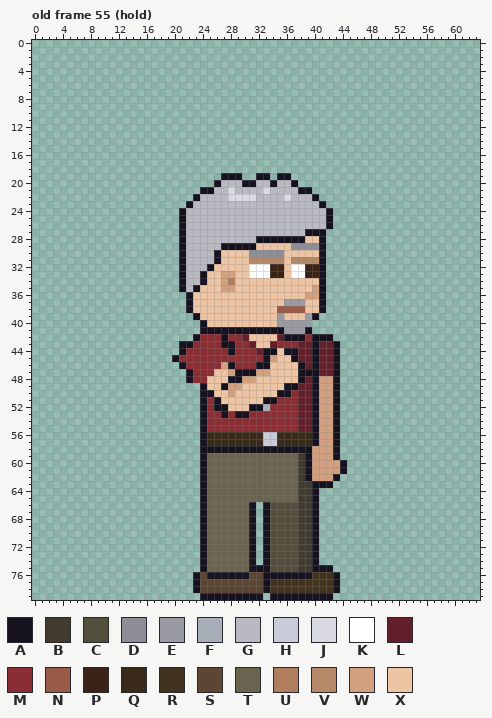
File history of a pixel-art file, sprites/expo/expo_grizzle_right_anim.aseprite. Above: the version before the commit.
64x80 pixels, 123 frames. Colours within 5 levels of each other are drawn and written as one. Shown: old frame 55 (hold). The commit also changed other frames, which this record leaves out.
Visible layers, top first: "Arm Top", "Beard", "Hair", "Face", "Watch", "Near Arm", "Collar", "Belt", "Shirt", "Body", "Back Arm", "Pants", "Shoes".
Palette (. is transparent): A #17121f  B #403b2e  C #544e3e  D #8e8e98  E #9a9aa4  F #a8aeb8  G #b9b9c2  H #c8ccd8  J #dadae2  K #ffffff  L #64202a  M #8a2e34  N #9a5a48  P #3a2418  Q #3a2a1a  R #42331f  S #5a4632  T #6a6350  U #b07e5e  V #b58868  W #d2a07e  X #edc4a4
Pixels before, old frame 55 (hold) (only the part around the change), first column x 4:
 8 ................................................
 9 ................................................
10 ................................................
11 ................................................
12 ................................................
13 ................................................
14 ................................................
15 ................................................
16 ................................................
17 ................................................
18 ................................................
19 .......................AAA..AA.AA...............
20 ......................AGGGAAGGAGGA..............
21 ....................AAGGJGGGGJGGGGAA............
22 ...................AGGGGJJJJGGGGJGGGA...........
23 ..................AGGGGGGGGGGGGGGGGGGA..........
24 .................AGGGGGGGGGGGGGGGGGGGGA.........
25 .................AGGGGGGGGGGGGGGGGGGGGA.........
26 .................AGGGGGGGGGGGGGGGGGGGGA.........
27 .................AGGGGGGGGGGGGGGGGGAAA..........
28 .................AGGGGGGGGGGAAAAAAAXXA..........
29 .................AGGGGGAAAAAXXXXXDDDDA..........
30 .................AGGGGAXXXXDDDDDXXXXXA..........
31 .................AGGGGAXXXXVVVVVXVVVVA..........
32 .................AGGGAXXXXXKKKPPXKKPPA..........
33 .................AGGAXXWWXXKKKPPXKKPPA..........
34 .................AGGAXXWUXXXXXXXXXXXXA..........
35 .................AGAXXXWWXXXXXXXXXXXWA..........
36 ..................AXXXXXXXXXXXXXXXXWWA..........
37 ..................AXXXXXXXXXXXXXEEEXXA..........
38 ..................AXXXXXXXXXXXXNNNNXXA..........
39 ...................AXXXXXXXXXXXEXXXEA...........
40 ....................AXXXXXXXXXXEEEEE............
41 ....................AAAAAAAAAAAAEEEA............
42 ...................AMMMAMMLXXXXLAAAMAAA.........
43 .................AAMMMMAAMMLXXLMMMLLALLA........
44 .................AMMMMMMAMMMLAAXAALLALLA........
45 ................AMMMMMMMMMMMMAWXXALLALLA........
46 .................AMMMMMWAMMMAAXXXXALALLA........
47 ..................AMMMXXWAAAWWXXXXAAALLA........
48 ..................AMMXXXAAWWXXXXXXALAWWA........
49 ....................AXXAWWXXXXXXAALLAWWA........
50 ....................AAXXWXXXXXXAAMLLAWWA........
51 ....................AMAXXXXXXAAMMMLLAWWA........
52 ....................AMAAXXXAAFMMMMLLAWWA........
53 ....................AMMAMAAMMMMMMMLLAWWA........
54 ....................AMMMMMMMMMMMMMLLAWWA........
55 ....................AMMMMMMMMMMMMMLLAWWA........
56 ....................AQQQQQQQQHHQQQQQAWWA........
57 ....................AQQQQQQQQHHQQQQQAWWA........
58 ....................AAAAAAAAAAAAAAAAWWWA........
59 ....................ATTTTTTTTTTTTTBAWWWA........
60 ....................ATTTTTTTTTTTTTBAWWWWA.......
61 ....................ATTTTTTTTTTTTTBAWWWWA.......
62 ....................ATTTTTTTTTTTTTBAWWWA........
63 ....................ATTTTTTTTTTTTTBBAAA.........
64 ....................ATTTTTTTTTTTTTBBA...........
65 ....................ATTTTTTTTTTTTTBBA...........
66 ....................ATTTTTTA.ACCCCBBA...........
67 ....................ATTTTTTA.ACCCCBBA...........
68 ....................ATTTTTTA.ACCCCBBA...........
69 ....................ATTTTTTA.ACCCCBBA...........
70 ....................ATTTTTTA.ACCCCBBA...........
71 ....................ATTTTTTA.ACCCCBBA...........
72 ....................ATTTTTTA.ACCCCBBA...........
The result:
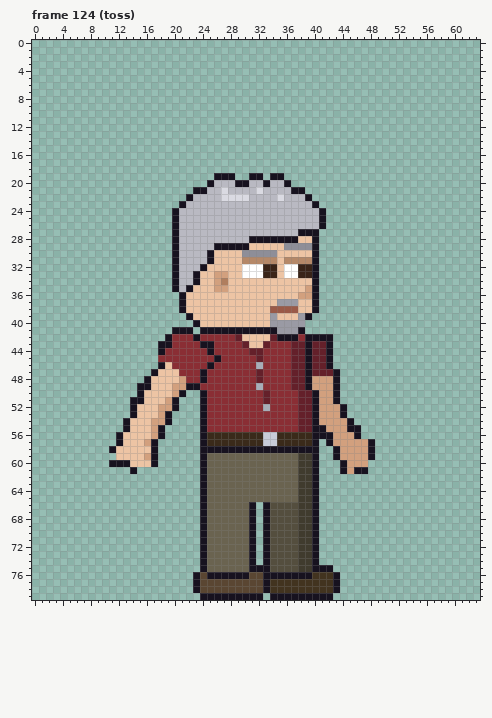
A new or re-ordered frame is compared with the old frame closest to it.
What changed:
frames 123 -> 129
Frame 124 (toss) is new; against old frame 55 (hold):
y 19: x 26 . -> A; x 29 A -> .; x 31 . -> A; x 33..34 A. -> .A; x 36 A -> .
y 20: x 25..26 .A -> AG; x 29 G -> A; x 31 A -> G; x 33..34 GA -> AG; x 36..37 GA -> A.
y 21: x 23 . -> A; x 25 A -> G; x 27..28 GJ -> JG; x 32..33 GJ -> JG; x 37 G -> A; x 39 A -> .
y 22: x 22..23 .A -> AG; x 27 G -> J; x 31 J -> G; x 35..36 GJ -> JG; x 39..40 GA -> A.
y 23: x 21..22 .A -> AG; x 40..41 GA -> A.
y 24..26: x 20..21 .A -> AG; x 41..42 GA -> A.
y 27: x 20..21 .A -> AG; x 38 G -> A; x 41 A -> .
y 28: x 20..21 .A -> AG; x 31 G -> A; x 38 A -> X; x 40..41 XA -> A.
y 29: x 20..21 .A -> AG; x 26 G -> A; x 31 A -> X; x 36 X -> D; x 40..41 DA -> A.
y 30: x 20..21 .A -> AG; x 25..26 GA -> AX; x 30 X -> D; x 35 D -> X; x 40..41 XA -> A.
y 31: x 20..21 .A -> AG; x 25..26 GA -> AX; x 30 X -> V; x 35..36 VX -> XV; x 40..41 VA -> A.
y 32: x 20..21 .A -> AG; x 24..25 GA -> AX; x 30 X -> K; x 33 K -> P; x 35..36 PX -> XK; x 38 K -> P; x 40..41 PA -> A.
y 33: x 20..21 .A -> AG; x 23..24 GA -> AX; x 26 X -> W; x 28 W -> X; x 30 X -> K; x 33 K -> P; x 35..36 PX -> XK; x 38 K -> P; x 40..41 PA -> A.
y 34: x 20..21 .A -> AG; x 23..24 GA -> AX; x 26..28 XWU -> WUX; x 40..41 XA -> A.
y 35: x 20..23 .AGA -> AGAX; x 26 X -> W; x 28 W -> X; x 39..41 XWA -> WA.
y 36: x 21..22 .A -> AX; x 38 X -> W; x 40..41 WA -> A.
y 37: x 21..22 .A -> AX; x 35 X -> E; x 38 E -> X; x 40..41 XA -> A.
y 38: x 21..22 .A -> AX; x 34 X -> N; x 38 N -> X; x 40..41 XA -> A.
y 39: x 22..23 .A -> AX; x 34..35 XE -> EX; x 38..40 XEA -> EA.
y 40: x 23..24 .A -> AX; x 34 X -> E; x 39 E -> .
y 41: x 20..22 ... -> AAA; x 35 A -> E; x 38..39 EA -> A.
y 42: x 19..22 .... -> AMMM; x 27 A -> M; x 29..30 ML -> LX; x 34..35 XL -> LA; x 38..39 AM -> MA
y 43: x 18..22 ...AA -> AAMMM; x 24..25 MM -> AA; x 27..28 AA -> MM; x 30..31 ML -> LX; x 33..34 XL -> LM; x 37 M -> L; x 39..40 LA -> AL; x 42..43 LA -> A.
y 44: x 18..21 ...A -> AMMM; x 25 M -> A; x 28 A -> M; x 31 M -> L; x 33..37 AAXAA -> MMMML; x 39..40 LA -> AL; x 42..43 LA -> A.
y 45: x 18..20 ..A -> MMM; x 26 M -> A; x 32..37 MAWXXA -> LMMMML; x 39..40 LA -> AL; x 42..43 LA -> A.
y 46: x 18..21 ...A -> AXMM; x 25 M -> A; x 27..28 WA -> MM; x 32..40 AAXXXXALA -> FMMMMLLAL; x 42..43 LA -> A.
y 47: x 17..22 .....A -> AXXXMM; x 24 M -> A; x 26..38 XXWAAAWWXXXXA -> MMMMMMLMMMMLL; x 40 A -> L
y 48: x 16..22 ......A -> AXXXXWM; x 24..40 MXXXAAWWXXXXXXALA -> AMMMMMMMLMMMMLLAW
y 49: x 15..37 .........AXXAWWXXXXXXAA -> AAXXXWWAAMMMMMMMMFMMMML; x 39..40 LA -> AW
y 50: x 15..21 ....... -> AXXXXWA; x 25..36 AXXWXXXXXXAA -> MMMMMMMMLMMM
y 51: x 14..20 ....... -> AAXXXWA; x 26..34 AXXXXXXAA -> MMMMMMMLM
y 52: x 14..20 ....... -> AXXXWWA; x 26..32 AAXXXAA -> MMMMMMM; x 43..44 A. -> WA
y 53: x 14..19 ...... -> AXXXWA; x 27 A -> M; x 29..30 AA -> MM; x 43..44 A. -> WA
y 54: x 13..19 ....... -> AXXXWWA; x 43..45 A.. -> WWA
y 55: x 13..18 ...... -> AXXXWA; x 41 W -> A; x 43..46 A... -> WWAA
y 56: x 12..18 ....... -> AXXXXWA; x 41..46 WWA... -> AAWWWA
y 57: x 12..17 ...... -> AXXXWA; x 41..48 WWA..... -> .AWWWWWA
y 58: x 11..17 ....... -> AXXXXXA; x 40..42 WWW -> A..; x 44..48 ..... -> WWWWA
y 59: x 12..17 ...... -> XXXXWA; x 39..42 AWWW -> BA..; x 44..48 ..... -> WWWWA
y 60: x 11..17 ....... -> AAAXXXA; x 39..43 AWWWW -> BA...; x 45..47 ... -> WWW
y 61: x 14 . -> A; x 39..43 AWWWW -> BA...; x 45..47 ... -> WAA
y 62: x 39..43 AWWWA -> BA...
y 63: x 41..42 AA -> ..
Boxes around the changes in both pictures, in picture pixels (x1, y1, x2, y2):
changed: (109, 173, 375, 488)
